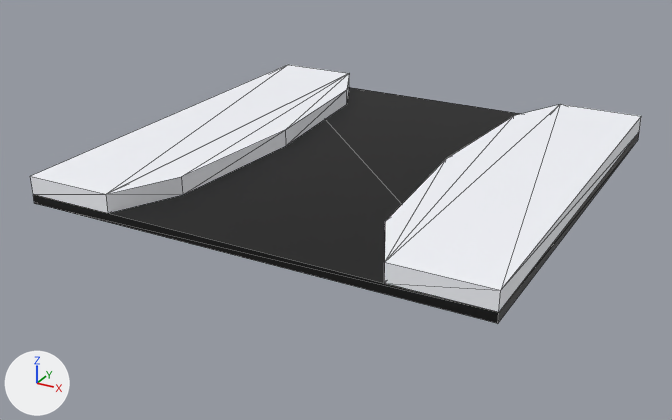
Renders of the FBX model Assets/Art/Roads/Models_New/squeeze.fbx from each side of a commit.
Camera for both pictures: a 50 mm lens placed at (4.46, -8.73, 3.64), pointed at (-0.17, -0.31, -0.58). Every picture has the same lights, and +X, +Y and +Z are marked at lower left. Mesh edges are drawn as thin lines. Where no turn or scale is listed for an object, it has been applied to the vertices. Vertices at the same position are counted once.

The scene before the commit, as lines of its bpy script (objects in view):
```python
me_mesh = bpy.data.meshes.new('Mesh')
me_mesh.from_pydata(...)  # 40 vertices, 68 faces; spans x -2.5..2.5, y -2.5..2.5, z -0.15..0.15
# faces by material slot: [12, 56]
me_mesh.materials.append(mat_custom1_clone)  # black #000000
me_mesh.materials.append(mat_defaultmat_clone)  # white #f8faff
ob_mergedblocks = bpy.data.objects.new('mergedBlocks', me_mesh)
ob_mergedblocks.location = (0.0, 0.0, 0.0)
```
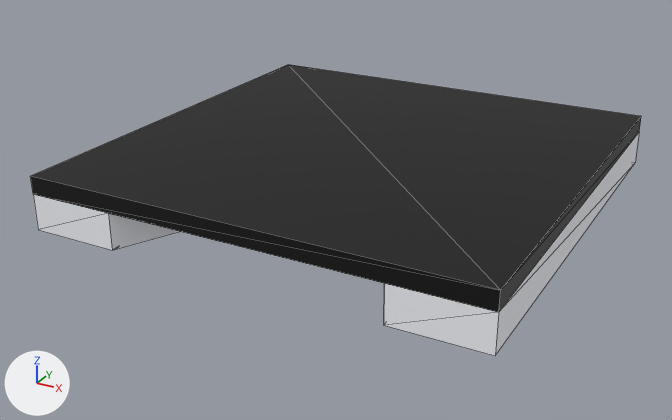
The newer file is also turned or shifted as a whole; pictures and numbers use the older file's frame.

What differs and where, as boxes (x1, y1, x2, y2) in the pictures (672 x 420 px; the box of a moved part takes in the faces that stretch with it):
'mergedBlocks', reshaped (13% taller): before (30, 65, 641, 323); after (30, 65, 641, 356)
part 1 of me_mesh, moved or reshaped: before (30, 65, 641, 323); after (30, 65, 641, 356)
part 2 of me_mesh, recoloured (white to black): (499, 117, 641, 312) in both

What the commit changed:
me_mesh is used by ob_mergedblocks; location (0.0, 0.0, 0.0).
me_mesh had 40 vertices, 68 faces and spanned x -2.5..2.5, y -2.5..2.5, z -0.15..0.15.
me_mesh now has 40 vertices, 68 faces and spans x -2.5..2.5, y -2.5..2.5, z -0.45..0.15.
Part 1, on me_mesh:
16 vertices are removed from x -2.5..2.5, y -2.5..2.5, z -0.15..0.15.
64 faces are deleted.
2 vertices move from x -2.5..2.5, y -2.5..2.5, z -0.15 to x -2.5..2.5, y -2.5..2.5, z -0.45.
16 new vertices lie (0.0, 0.0, -0.4) away from vertices in x -2.5..2.5, y -2.5..2.5, z -0.05.
56 new faces join them, mat_defaultmat_clone (white #f8faff).
8 new faces join them, mat_custom1_clone (black #000000).
me_mesh part 2: 4 faces spanning x -2.5..2.5, y -2.5..2.5, z -0.05..0.15 switch from mat_defaultmat_clone (white #f8faff) to mat_custom1_clone (black #000000).
